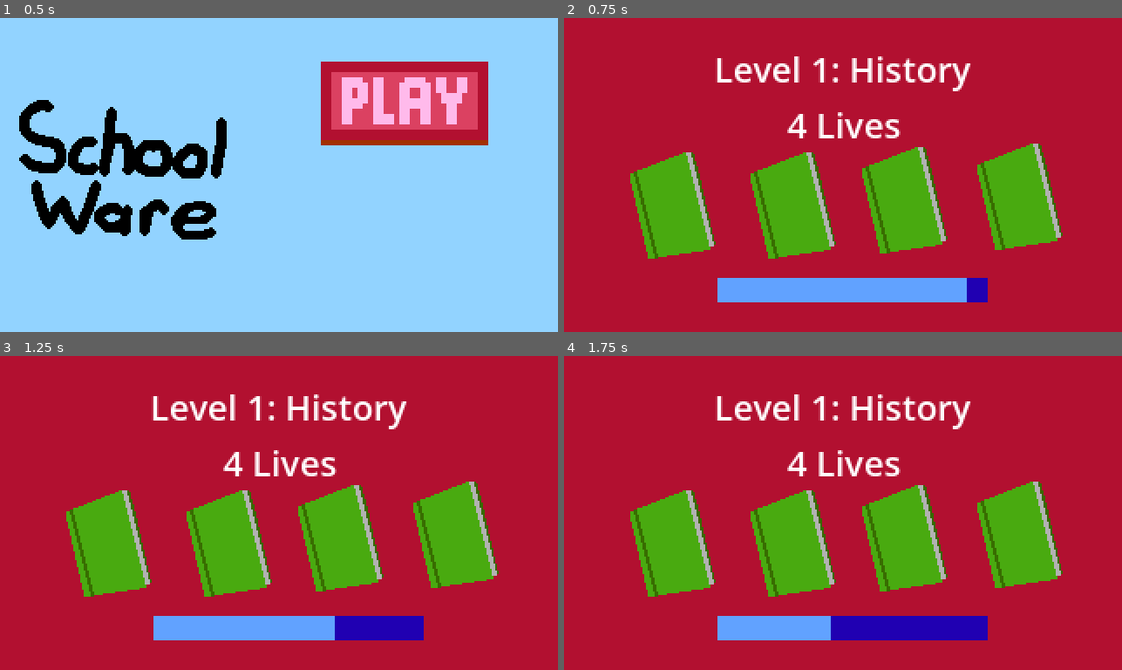
Above: before the commit, frames 1-4 (two rows, left to right).
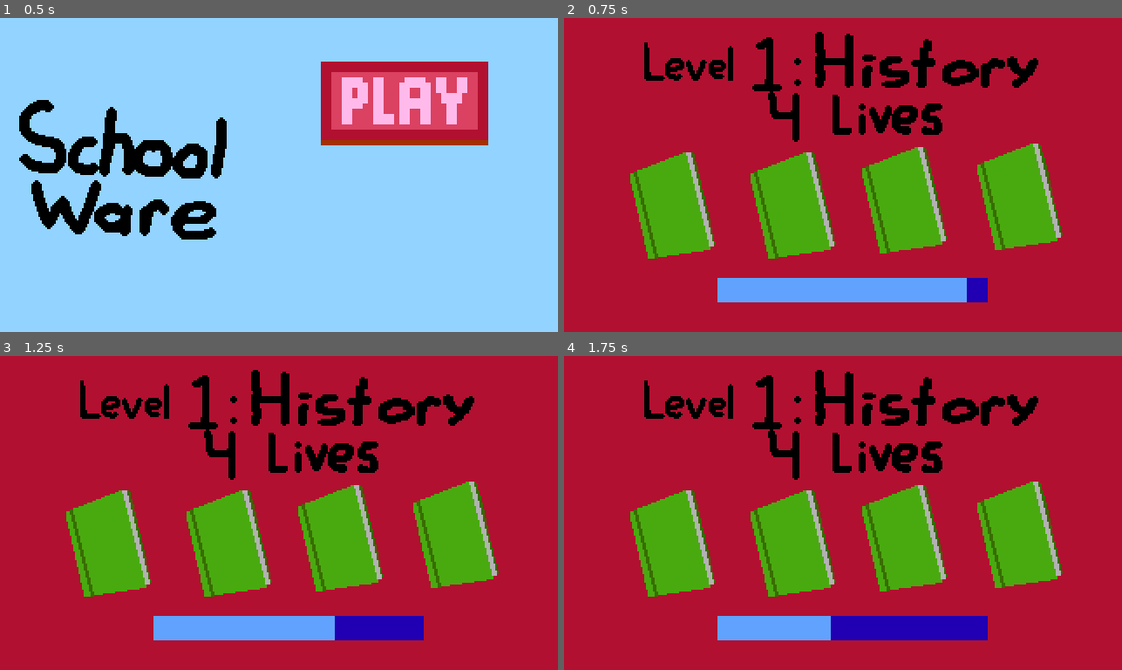
Above: after the commit, the same moments.

Repository: ObedH/school-ware
Game: Godot game, scene res://scenes/menu/menu.tscn
Same seed, same stepped clock (60 frames per second), same inputs: the game is played once before the commit and once after it.
Inputs (mouse positions are in pixels of both pictures, inside the frame that each line leads up to):
- Up to frame 1 (0.5 s): no input
- Up to frame 2 (0.75 s): click (965, 102) at 0.5 s
- Up to frame 3 (1.25 s): no input
- Up to frame 4 (1.75 s): tap Enter at 1.25 s; move the mouse to (965, 497) at 1.27 s; hold Right (move_right) from 1.28 s (still down); tap Z (jump) at 1.35, 1.52 s; click (965, 497) at 1.42 s

Frame 1 is identical in both runs. In frame 2, 6.1% of the frame differs, in the area x 14-85%, y 4-40%; in frame 3, 6.1%; in frame 4, 6.1%.

Commit message:
Improved the pixel art text
I drew the text by hand instead of using a Label

Diff:
--- a/minigames/minigame.gd
+++ b/minigames/minigame.gd
@@ -5,6 +5,7 @@
 @export var minigame_name: String
 @export var minigame_time: float = 10.0
 @export var director: Node2D
+@export var minigame_name_tex: Texture
 
 var healthbar_display_tween: Tween
 var minigame_timer: float
@@ -17,7 +18,7 @@
 func _ready() -> void:
 	healthbar_display.finished.connect(_on_healthbar_display_finished)
 	get_tree().paused = true
-	healthbar_display.start(minigame_name)
+	healthbar_display.start(minigame_name_tex)
 	minigame_timer = minigame_time
 	time_displayer.text = "Text: %.3f" % minigame_timer
 
--- a/minigames/minigame_1.tscn
+++ b/minigames/minigame_1.tscn
@@ -1,6 +1,7 @@
 [gd_scene format=4 uid="uid://bu7yuvf63rxmn"]
 
 [ext_resource type="PackedScene" uid="uid://deaqoee4cjydv" path="res://minigames/minigame_base.tscn" id="1_0atlx"]
+[ext_resource type="Texture2D" uid="uid://d1xdi15v2sols" path="res://ui/ui_sheet.png" id="2_kgnyx"]
 [ext_resource type="TileSet" uid="uid://3ywhuhg5be8w" path="res://tilesets/basic_tileset.tres" id="2_p0bon"]
 [ext_resource type="Script" uid="uid://bttkbwihex3d6" path="res://minigames/minigame_1.gd" id="2_q6hqq"]
 [ext_resource type="Texture2D" uid="uid://03koi8w5j2yc" path="res://minigames/history_bg.png" id="3_elwks"]
@@ -10,6 +11,10 @@
 [ext_resource type="Script" uid="uid://c7ybuxyujxoa1" path="res://minigames/newleveltrigger.gd" id="8_kgnyx"]
 [ext_resource type="Texture2D" uid="uid://dawdqs0o34yae" path="res://minigames/manuscript.png" id="9_ymfxl"]
 [ext_resource type="PackedScene" uid="uid://eqyo07414ofo" path="res://components/floating_component.tscn" id="10_ktgju"]
+
+[sub_resource type="AtlasTexture" id="AtlasTexture_ktgju"]
+atlas = ExtResource("2_kgnyx")
+region = Rect2(0, 128, 112, 32)
 
 [sub_resource type="RectangleShape2D" id="RectangleShape2D_e7wlo"]
 size = Vector2(47, 23)
@@ -101,6 +106,7 @@
 [node name="Minigame1" unique_id=1444785987 node_paths=PackedStringArray("director") instance=ExtResource("1_0atlx")]
 minigame_name = "History"
 director = NodePath("Director")
+minigame_name_tex = SubResource("AtlasTexture_ktgju")
 
 [node name="Director" type="Node2D" parent="." index="0" unique_id=1382386537]
 script = ExtResource("2_q6hqq")
--- a/minigames/minigame_2.tscn
+++ b/minigames/minigame_2.tscn
@@ -4,6 +4,10 @@
 [ext_resource type="Texture2D" uid="uid://dcp5wuph6auow" path="res://minigames/prealg_bg.png" id="2_6bmyk"]
 [ext_resource type="Script" uid="uid://khdmy03m0xd7" path="res://minigames/minigame_2.gd" id="2_b8rp4"]
 [ext_resource type="Texture2D" uid="uid://d1xdi15v2sols" path="res://ui/ui_sheet.png" id="3_m4c8i"]
+
+[sub_resource type="AtlasTexture" id="AtlasTexture_u0oex"]
+atlas = ExtResource("3_m4c8i")
+region = Rect2(64, 48, 144, 32)
 
 [sub_resource type="AtlasTexture" id="AtlasTexture_b8rp4"]
 atlas = ExtResource("3_m4c8i")
@@ -79,6 +83,7 @@
 minigame_name = "Pre-Algebra"
 minigame_time = 5.0
 director = NodePath("Controller")
+minigame_name_tex = SubResource("AtlasTexture_u0oex")
 
 [node name="Controller" type="Node2D" parent="." index="0" unique_id=820061001]
 script = ExtResource("2_b8rp4")
--- a/scenes/healthbar_display/healthbar_display.gd
+++ b/scenes/healthbar_display/healthbar_display.gd
@@ -12,14 +12,17 @@
 @onready var notebook_2: Notebook = $Notebook2
 @onready var notebook_3: Notebook = $Notebook3
 @onready var notebook_4: Notebook = $Notebook4
-@onready var live_counter: Label = $LiveCounter
-@onready var level_indicator: Label = $LevelIndicator
+@onready var number: TextureRect = $Number
+@onready var level_num: TextureRect = $LevelNum
+@onready var level_name: TextureRect = $LevelName
 
 
-func start(level_name: String) -> void:
+
+func start(level_tex: Texture) -> void:
 	timer = 0
-	live_counter.text = "%d Lives" % Global.lives
-	level_indicator.text = "Level %d: %s" % [Global.level_num, level_name]
+	number.show_number(Global.lives)
+	level_num.show_number(Global.level_num)
+	level_name.texture = level_tex
 	match Global.lives:
 		3:
 			notebook_4.destroy()
--- a/scenes/healthbar_display/healthbar_display.tscn
+++ b/scenes/healthbar_display/healthbar_display.tscn
@@ -5,6 +5,7 @@
 [ext_resource type="Texture2D" uid="uid://bigicihpq0e04" path="res://objects/notebook.png" id="2_kqeyo"]
 [ext_resource type="Texture2D" uid="uid://d1xdi15v2sols" path="res://ui/ui_sheet.png" id="3_lvxf3"]
 [ext_resource type="Script" uid="uid://dkgm1cyirubhr" path="res://objects/notebook.gd" id="4_70650"]
+[ext_resource type="Script" uid="uid://d4b736bek5d28" path="res://scenes/healthbar_display/number.gd" id="6_2bk65"]
 
 [sub_resource type="AtlasTexture" id="AtlasTexture_e7wlo"]
 atlas = ExtResource("3_lvxf3")
@@ -13,6 +14,42 @@
 [sub_resource type="AtlasTexture" id="AtlasTexture_fgvuj"]
 atlas = ExtResource("3_lvxf3")
 region = Rect2(0, 16, 1, 1)
+
+[sub_resource type="AtlasTexture" id="AtlasTexture_qygop"]
+atlas = ExtResource("3_lvxf3")
+region = Rect2(240, 16, 32, 32)
+
+[sub_resource type="AtlasTexture" id="AtlasTexture_2bk65"]
+atlas = ExtResource("3_lvxf3")
+region = Rect2(208, 16, 32, 32)
+
+[sub_resource type="AtlasTexture" id="AtlasTexture_dojgg"]
+atlas = ExtResource("3_lvxf3")
+region = Rect2(80, 16, 32, 32)
+
+[sub_resource type="AtlasTexture" id="AtlasTexture_egsd8"]
+atlas = ExtResource("3_lvxf3")
+region = Rect2(144, 16, 32, 32)
+
+[sub_resource type="AtlasTexture" id="AtlasTexture_em1em"]
+atlas = ExtResource("3_lvxf3")
+region = Rect2(240, 16, 32, 32)
+
+[sub_resource type="AtlasTexture" id="AtlasTexture_nst2j"]
+atlas = ExtResource("3_lvxf3")
+region = Rect2(272, 64, 16, 16)
+
+[sub_resource type="AtlasTexture" id="AtlasTexture_vx6a2"]
+atlas = ExtResource("3_lvxf3")
+region = Rect2(208, 48, 64, 32)
+
+[sub_resource type="AtlasTexture" id="AtlasTexture_imdf5"]
+atlas = ExtResource("3_lvxf3")
+region = Rect2(0, 48, 64, 32)
+
+[sub_resource type="AtlasTexture" id="AtlasTexture_fwhn2"]
+atlas = ExtResource("3_lvxf3")
+region = Rect2(64, 48, 144, 32)
 
 [sub_resource type="LabelSettings" id="LabelSettings_e7wlo"]
 font_size = 20
@@ -79,16 +116,60 @@
 texture_under = SubResource("AtlasTexture_e7wlo")
 texture_progress = SubResource("AtlasTexture_fgvuj")
 
-[node name="LiveCounter" type="Label" parent="." unique_id=1058804861]
+[node name="Number" type="TextureRect" parent="." unique_id=234822376]
 layout_mode = 0
-offset_left = 128.0
-offset_top = 47.0
-offset_right = 198.0
-offset_bottom = 75.0
-text = "4 Lives"
-label_settings = SubResource("LabelSettings_e7wlo")
+offset_left = 111.0
+offset_top = 39.0
+offset_right = 143.0
+offset_bottom = 71.0
+texture = SubResource("AtlasTexture_qygop")
+script = ExtResource("6_2bk65")
+numbers = Array[Texture]([null, SubResource("AtlasTexture_2bk65"), SubResource("AtlasTexture_dojgg"), SubResource("AtlasTexture_egsd8"), SubResource("AtlasTexture_em1em")])
+
+[node name="Colon" type="TextureRect" parent="." unique_id=1128988631]
+layout_mode = 0
+offset_left = 126.0
+offset_top = 23.0
+offset_right = 142.0
+offset_bottom = 39.0
+texture = SubResource("AtlasTexture_nst2j")
+
+[node name="Lives" type="TextureRect" parent="." unique_id=1509091277]
+layout_mode = 0
+offset_left = 153.0
+offset_top = 35.0
+offset_right = 217.0
+offset_bottom = 67.0
+texture = SubResource("AtlasTexture_vx6a2")
+
+[node name="Level" type="TextureRect" parent="." unique_id=1280381405]
+layout_mode = 0
+offset_left = 42.0
+offset_top = 4.0
+offset_right = 106.0
+offset_bottom = 36.0
+texture = SubResource("AtlasTexture_imdf5")
+
+[node name="LevelNum" type="TextureRect" parent="." unique_id=1421823191]
+layout_mode = 0
+offset_left = 100.0
+offset_top = 10.0
+offset_right = 132.0
+offset_bottom = 42.0
+texture = SubResource("AtlasTexture_qygop")
+script = ExtResource("6_2bk65")
+numbers = Array[Texture]([null, SubResource("AtlasTexture_2bk65"), SubResource("AtlasTexture_dojgg"), SubResource("AtlasTexture_egsd8"), SubResource("AtlasTexture_em1em")])
+
+[node name="LevelName" type="TextureRect" parent="." unique_id=1116533261]
+layout_mode = 0
+offset_left = 140.0
+offset_top = 8.0
+offset_right = 284.0
+offset_bottom = 40.0
+texture = SubResource("AtlasTexture_fwhn2")
 
 [node name="LevelIndicator" type="Label" parent="." unique_id=523876004]
+visible = false
 layout_mode = 0
 offset_left = 55.0
 offset_top = 15.0
--- /dev/null
+++ b/scenes/healthbar_display/number.gd
@@ -0,0 +1,8 @@
+extends TextureRect
+
+@export var numbers: Array[Texture]
+
+
+func show_number(j: int) -> void:
+	if numbers[j]:
+		texture = numbers[j]
Not shown, added: scenes/healthbar_display/number.gd.uid
Binary file changed: scenes/win/win_bg.aseprite
Binary file changed: scenes/win/win_bg.png
Binary file changed: ui/ui_sheet.aseprite
Binary file changed: ui/ui_sheet.png
